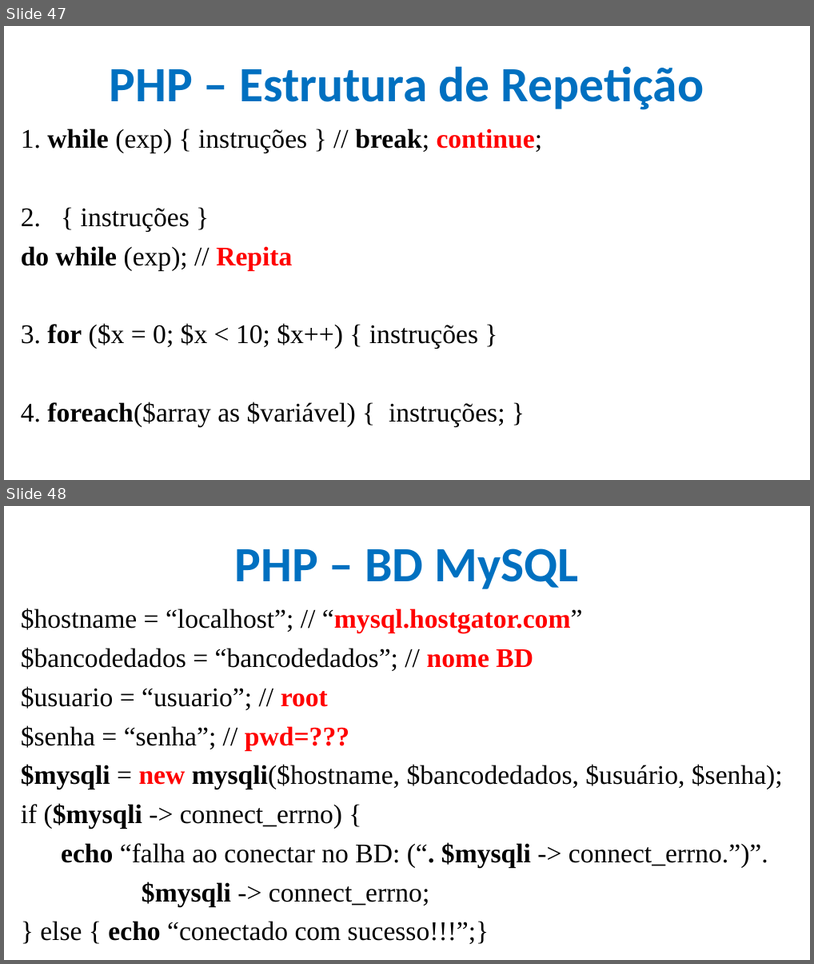
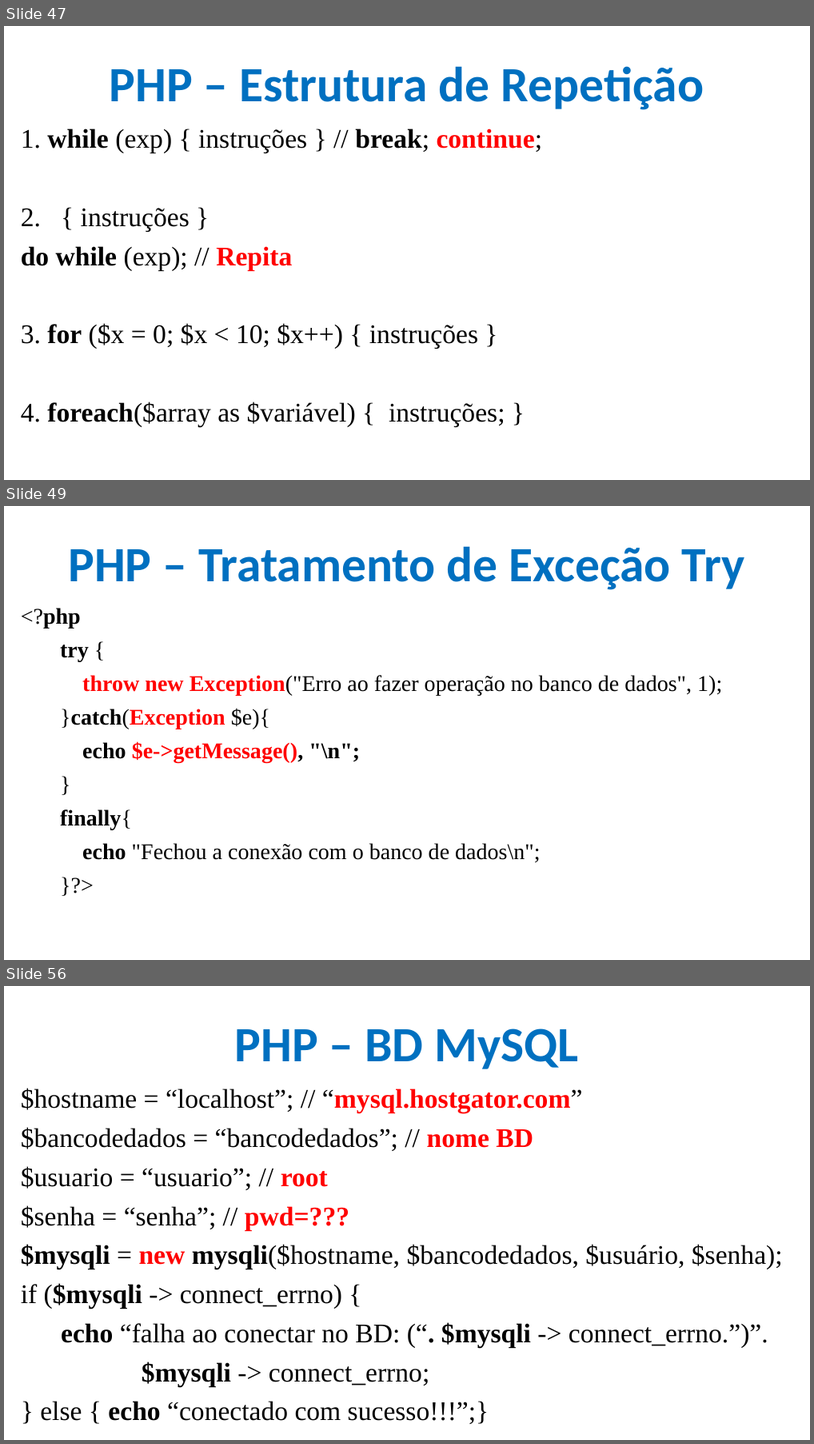
Before and after one commit to CloudEducationBrazil/WydenDesenvolvimentoWebPHP, a slide deck: 01 Classes/Aula 12 e 13 Desenvolvimento Web PHP - PHP.pptx. Shown one above the other, each under a label of ours: slides 47 and 48 before the commit, slides 47, 49 and 56 after it; the slides between them are not shown. The pictures are 814x964 and 814x1444 pixels, drawn with LibreOffice and Linux fonts; fonts in the diff are those of the drawing; background and template pictures are left out. Boxes give left, top, right and bottom in pixels: in the first picture for what was removed or moved away, otherwise in the second. Text is boxed around its words. In the diff, an @@ line names an element or a change of style, - is before the commit and + after.

```diff
--- a/01 Classes/Aula 12 e 13 Desenvolvimento Web PHP - PHP.pptx
+++ b/01 Classes/Aula 12 e 13 Desenvolvimento Web PHP - PHP.pptx
@@ slide 49 added at <box>4,506,810,960</box>, background picture (left out) @@
@@ title added at <box>68,546,746,590</box>, 44 pt, text #0070C0, bold @@
+PHP – Tratamento de Exceção Try
@@ text added at <box>21,608,722,862</box>, 20 pt, text #000000 @@
+<?php
+  try {
+  throw new Exception("Erro ao fazer operação no banco de dados", 1);
+  }catch(Exception $e){
+  echo $e->getMessage(), "\n";
+  }
+  finally{
+  echo "Fechou a conexão com o banco de dados\n";
+  }?>
@@ what was slide 48 is now slide 56 @@
```
Also in this commit, not shown: 4 slides changed, 4 other slides added.
